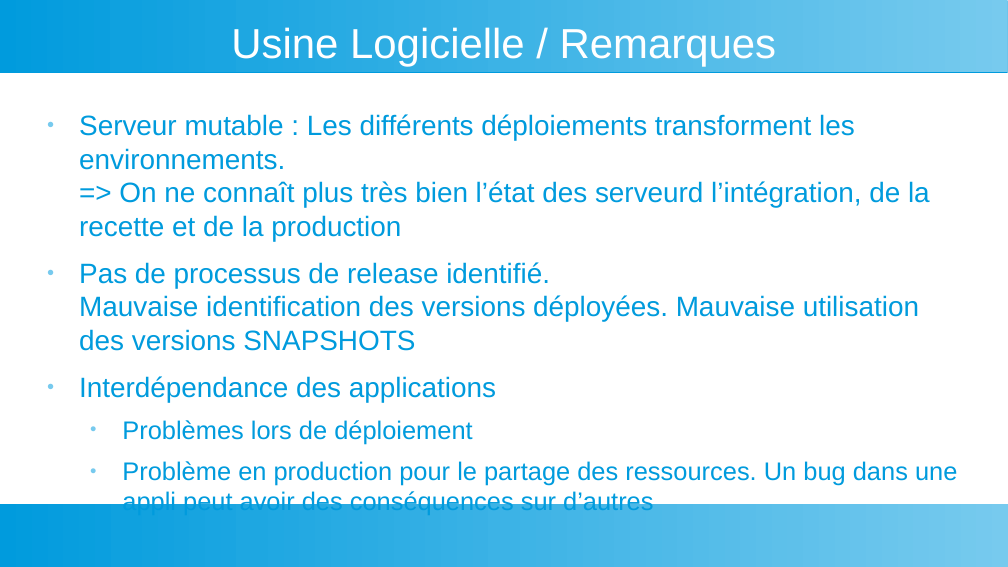
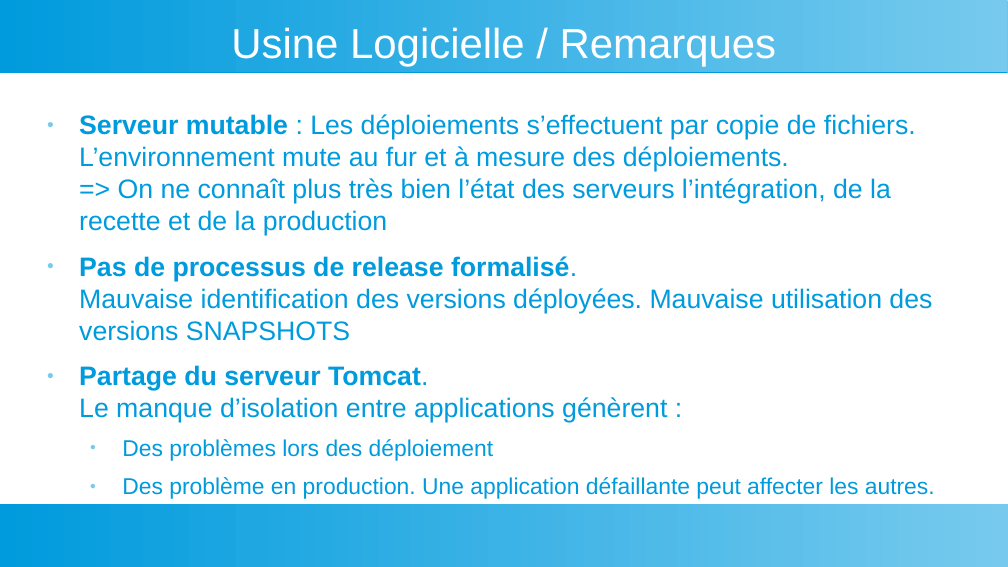
Before and after one commit to dthibau/bceao-cursus, a slide deck: slide 17 of 1_etatdeslieux/RapportAudit.odp. Drawn at 1008x567 pixels with LibreOffice and Linux fonts; fonts in the diff are those of the drawing. Boxes give left, top, right and bottom in pixels: in the first picture for what was removed or moved away, otherwise in the second. Text is boxed around its words. In the diff, an @@ line names an element or a change of style, - is before the commit and + after.

```diff
--- a/1_etatdeslieux/RapportAudit.odp
+++ b/1_etatdeslieux/RapportAudit.odp
@@ text at box(79, 114, 935, 499): text changed; size 22 to 21 pt @@
-● Serveur mutable : Les différents déploiements transforment les environnements.
-  => On ne connaît plus très bien l’état des serveurd l’intégration, de la recette et de la production
-● Pas de processus de release identifié.
-  Mauvaise identification des versions déployées. Mauvaise utilisation des versions SNAPSHOTS
-● Interdépendance des applications
-  ● Problèmes lors de déploiement
-  ● Problème en production pour le partage des ressources. Un bug dans une appli peut avoir des conséquences sur d’autres
+● Serveur mutable : Les déploiements s’effectuent par copie de fichiers. L’environnement mute au fur et à mesure des déploiements.
+  => On ne connaît plus très bien l’état des serveurs l’intégration, de la recette et de la production
+● Pas de processus de release formalisé.
+  Mauvaise identification des versions déployées. Mauvaise utilisation des versions SNAPSHOTS
+● Partage du serveur Tomcat.
+  Le manque d’isolation entre applications génèrent :
+  ● Des problèmes lors des déploiement
+  ● Des problème en production. Une application défaillante peut affecter les autres.
```
Also in this commit, not shown: 17 other slides changed, 1 other file.
